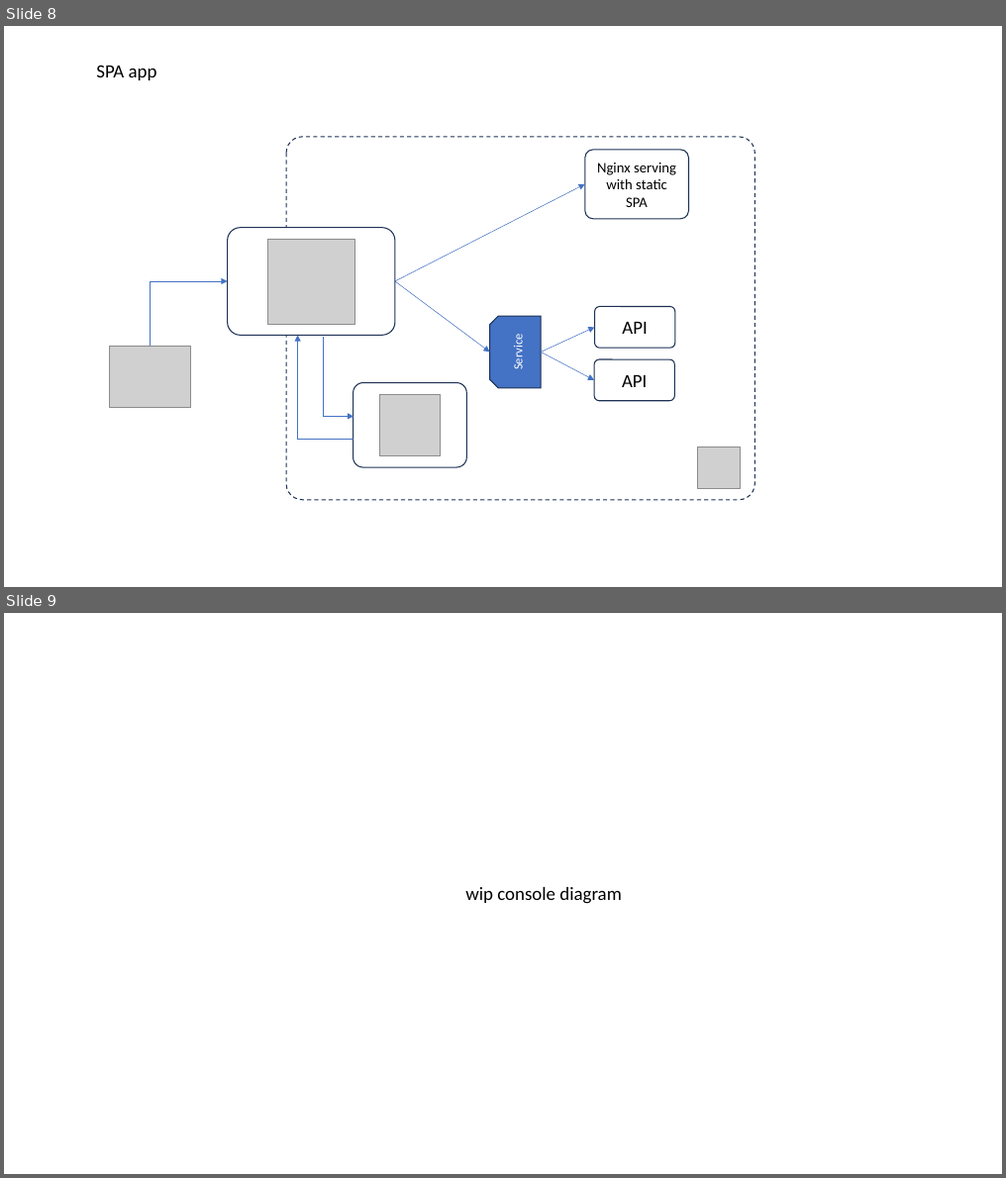
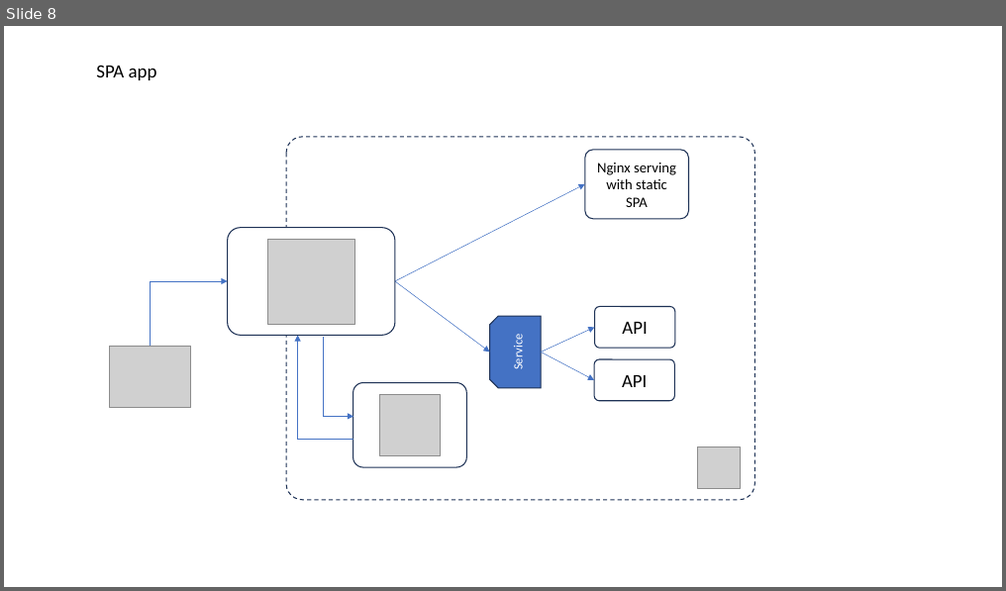
Before and after one commit to jfvilasPersonal/oberkorn, a slide deck: docs/diagrams.pptx. Shown one above the other, each under a label of ours: slides 8 and 9 before the commit, slide 8 after it. The pictures are 1006x1178 and 1006x591 pixels, drawn with LibreOffice and Linux fonts; fonts in the diff are those of the drawing; grey boxes stand for pictures. Boxes give left, top, right and bottom in pixels: in the first picture for what was removed or moved away, otherwise in the second. Text is boxed around its words. In the diff, an @@ line names an element or a change of style, - is before the commit and + after.

Commit message:
console

```diff
--- a/docs/diagrams.pptx
+++ b/docs/diagrams.pptx
@@ slide 9 removed at box(4, 613, 1002, 1174), background #FFFFFF @@
@@ text removed at box(465, 887, 622, 904) @@
-wip console diagram
```
Also in this commit, not shown: 1 slide changed, 1 slide added, 2 other files.
